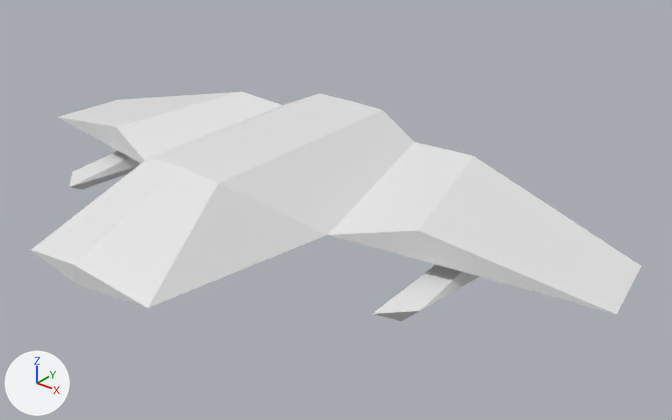
An edit to the glTF model src/resources/Ship.glb, drawn before and after from the same camera.
Before and after are seen from a camera (50 mm lens) standing at (11.11, -11.49, 7.2) and looking at (1.55, 0.47, -0.22). The axes (+X, +Y, +Z) are drawn at lower left. The lights are the same throughout. Vertices at the same position are counted once.

Names of what the first picture shows: 'ShipLOD1'.
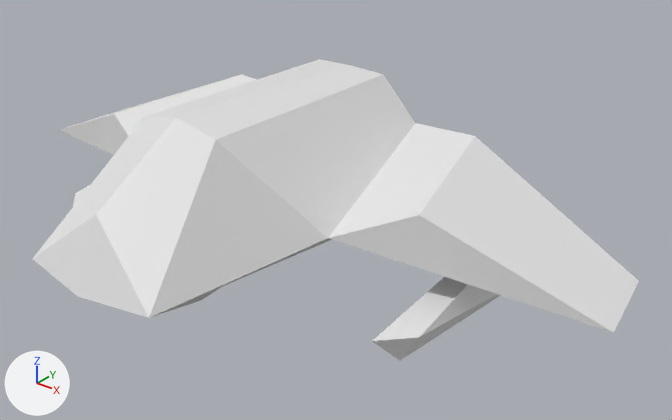
The change in detail:
me_cube_007 is used by ob_shiplod1; location (0.0, 0.0, 0.0).
me_cube_007 had 50 vertices, 82 faces and spanned x -6.91..6.91, y -4.13..2.92, z -0.95..1.01.
me_cube_007 now has 43 vertices, 82 faces and spans x -6.91..6.91, y -4.13..2.92, z -1.76..1.87.
me_cube_007 part 1: the loose piece of 25 vertices spanning x -6.91..0.0, y -4.13..2.92, z -0.95..1.01 is rebuilt with 43 vertices and now spans x -6.91..6.91, y -4.13..2.92, z -1.76..1.87.
me_cube_007 part 2: the loose piece of 25 vertices spanning x 0.0..6.91, y -4.13..2.92, z -0.95..1.01 is deleted.

What differs and where, as boxes [x1, y1, x2, y2] in the pictures (672 x 420 px):
'ShipLOD1', reshaped (31% taller): before [31, 92, 641, 321]; after [32, 59, 639, 360]
part 1 of me_cube_007, rebuilt (91% wider, 56% taller): before [31, 92, 349, 284]; after [32, 59, 639, 360]
part 2 of me_cube_007, deleted: before [73, 101, 641, 321]
